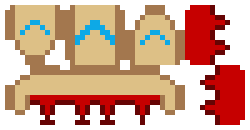
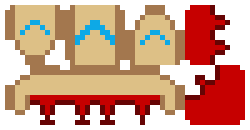
Comparing the layer stacks of the two w=250, h=130 images. Changes:
painted on "Bleeds" over [185, 95, 220, 125]
added layer "SpikeCorner" above "WallEndTileV02" over [190, 75, 220, 120]
hid "VerticalSpikesTile" over [200, 75, 220, 120]
